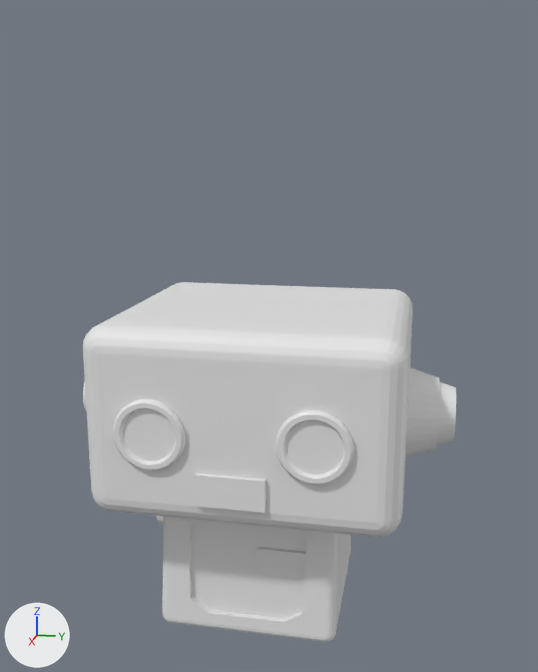
One commit to the Blender file Robo1/Robo1.blend: the scene before it, then after it.
Rendered twice from a 50 mm camera at (6.69, 1.31, 3.67) aimed at (-0.01, -0.03, 2.0). Lighting does not change. The marker at lower left points along +X, +Y and +Z. The older version comes first.

Before the edit, the objects in view are built like this:
```python
ob_boca = bpy.data.objects.new('_Boca', me_cube_002)
ob_boca.location = (0.0, -0.05, 0.0)
ob_cabeça = bpy.data.objects.new('_Cabeça', me_cube_001)
ob_cabeça.location = (0.0, 0.0, 1.43)
ob_cylinder = bpy.data.objects.new('Cylinder', me_cylinder_003)
ob_cylinder.location = (0.0, -0.85, 0.24)
ob_cylinder.rotation_euler = (-1.571, 0.0, 0.0)  # degrees (-90, 0, 0)
ob_olhos = bpy.data.objects.new('_Olhos', me_cylinder)
ob_olhos.location = (0.0, 0.0, 1.46)
ob_orelhas = bpy.data.objects.new('_Orelhas', me_cylinder_001)
ob_orelhas.location = (0.0, 0.0, 1.4)
ob_pescoço = bpy.data.objects.new('_Pescoço', me_cylinder_002)
ob_pescoço.location = (0.0, 0.0, 0.0)
ob_tronco = bpy.data.objects.new('_Tronco', me_cube)
ob_tronco.location = (0.0, -0.02, 0.0)
```
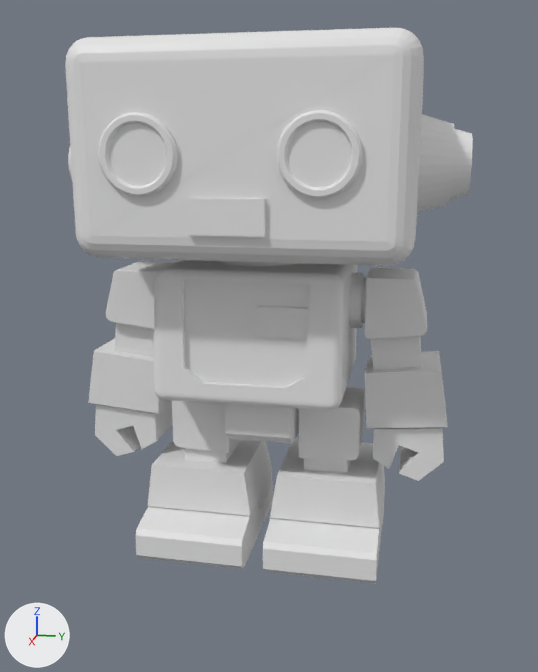
Commit message: Update Robo1

What differs and where, as boxes (x1, y1, x2, y2) in the pictures (538 x 672 px):
'_Cabeça', moved: before (83, 282, 413, 537); after (65, 28, 424, 266)
'_Tronco', moved: before (162, 517, 351, 642); after (154, 260, 357, 410)
'Cube', added: after (135, 387, 385, 584)
'_Olhos', moved: before (113, 399, 354, 485); after (98, 110, 362, 199)
'_BraçoEsquerdo', added: after (349, 268, 447, 428)
'_Orelhas', moved: before (83, 368, 456, 456); after (68, 114, 473, 213)
'_BraçoDireito', added: after (88, 261, 177, 414)
'Cube.001', added: after (95, 401, 444, 481)
'_Boca', moved: before (195, 473, 266, 513); after (188, 198, 266, 237)
'_Cintura', added: after (225, 404, 299, 444)
'_Pescoço', moved (not visible before): after (220, 261, 297, 266)
'Cylinder', deleted (mostly hidden): before (157, 516, 164, 525)

The change in detail:
Material 'Material' (mat_material) is new.
Its base color is (0.8, 0.8, 0.8) (white #e7e7e7).
Mesh me_cylinder_004 is new.
It has 558 vertices, 500 faces and spans x -0.317..0.208, y -2.127..-1.009, z -1.44..-0.548.
Mesh me_cube_009 is new.
It has 622 vertices, 600 faces and spans x -1.05..0.67, y -5.44..5.07, z 2.33..4.39.
It uses material mat_material (white #e7e7e7).
Mesh me_cube_004 is new.
It has 656 vertices, 560 faces and spans x -2.49..2.13, y -3.38..3.53, z -4.49..0.09.
Mesh me_cube_003 is new.
It has 140 vertices, 76 faces and spans x -2.23..1.97, y -2.16..2.16, z -0.73..1.0.
Object 'Cylinder' (ob_cylinder) is deleted.
Object '_Cabeça' (ob_cabeça) moves from (0.0, 0.0, 1.43) to (0.0, 0.0, 3.66).
Object '_Olhos' (ob_olhos) moves from (0.0, 0.0, 1.46) to (0.0, 0.0, 3.69).
Object '_Orelhas' (ob_orelhas) moves from (0.0, 0.0, 1.4) to (0.0, 0.0, 3.63).
Object '_Boca' (ob_boca) moves from (0.0, -0.05, 0.0) to (0.0, -0.05, 2.23).
Object '_Pescoço' (ob_pescoço) moves from (0.0, 0.0, 0.0) to (0.0, 0.0, 2.23).
Object '_Tronco' (ob_tronco) moves from (0.0, -0.02, 0.0) to (0.0, -0.02, 2.23).
Object '_BraçoDireito' (ob_braçodireito) is new; it shows me_cylinder_004.
Its location is (0.0, 0.0, 0.0).
Its rotation in degrees is (-90, 0, 0).
Its scale is (1.23, 1.23, 1.23).
Object '_BraçoEsquerdo' (ob_braçoesquerdo) is new; it shows a copy of me_cylinder_004.
Its location is (0.0, -0.14, 0.0).
Its rotation in degrees is (-270, 0, 0).
Its scale is (1.23, -1.23, 1.23).
Object 'Cube.001' (ob_cube_001) is new; it shows me_cube_009.
Its location is (0.0, 0.0, 0.0).
Its scale is (0.321, 0.321, 0.321).
Object 'Cube' (ob_cube) is new; it shows me_cube_004.
Its location is (0.0, 0.0, 0.0).
Its scale is (-0.32, -0.32, -0.32).
Object '_Cintura' (ob_cintura) is new; it shows me_cube_003.
Its location is (0.0, -0.02, 1.3).
Its scale is (0.293, 0.293, 0.293).
It gains a BOOLEAN modifier named 'Boolean'.
Modifier setting: object = ob_cintura.
Modifier setting: use_self = True.
Modifier setting: use_hole_tolerant = True.
It gains a BOOLEAN modifier named 'Boolean.001'.
Modifier setting: object = ob_cintura.
